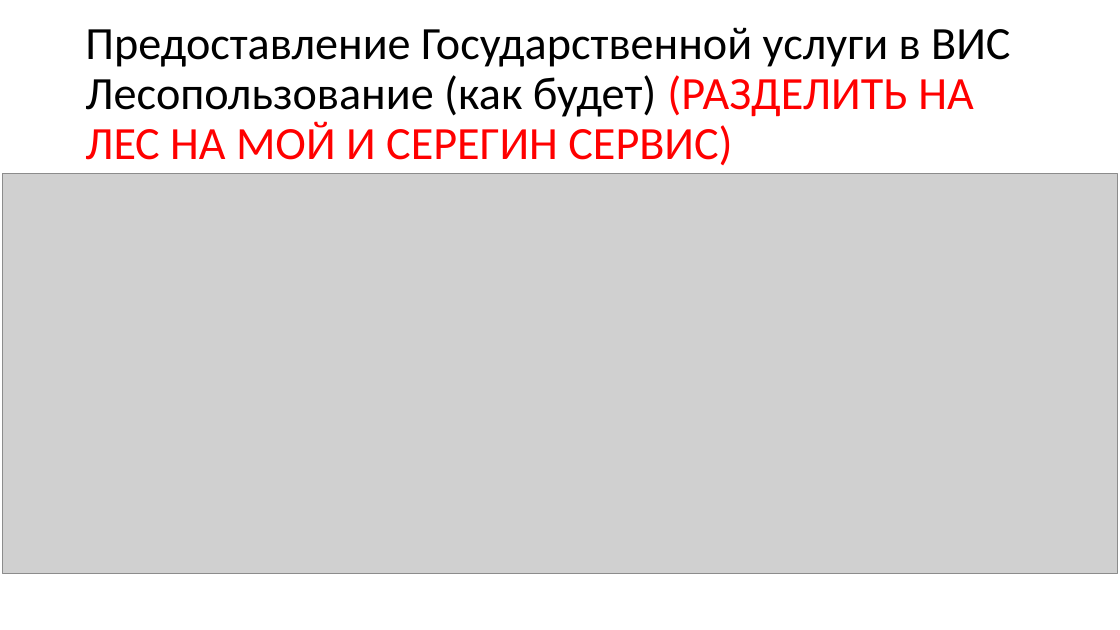
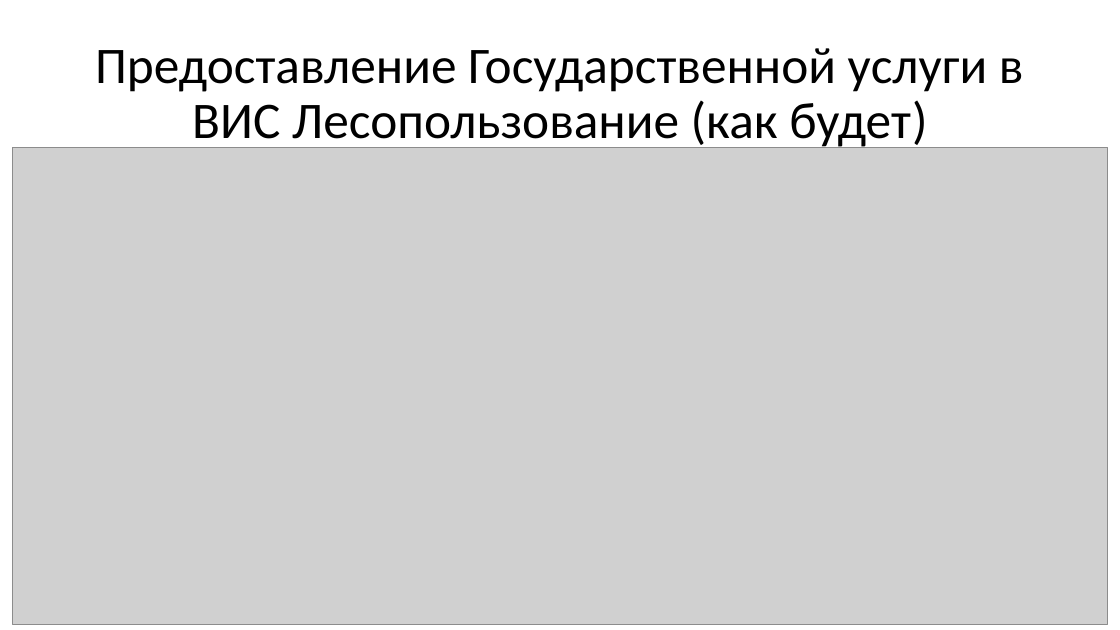
Before and after one commit to mcdodik20008/docs, a slide deck: slide 7 of Презентация.pptx (slide 4 before the commit). Drawn at 1120x630 pixels with LibreOffice and Linux fonts; fonts in the diff are those of the drawing; grey boxes stand for pictures. Boxes give left, top, right and bottom in pixels: in the first picture for what was removed or moved away, otherwise in the second. Text is boxed around its words. In the diff, an @@ line names an element or a change of style, - is before the commit and + after.

```diff
--- a/Презентация.pptx
+++ b/Презентация.pptx
@@ title at [95, 48, 1024, 151]: text changed; size 39.6 to 44 pt; text colour #000000 to #303030 @@
-Предоставление Государственной услуги в ВИС Лесопользование (как будет) (РАЗДЕЛИТЬ НА ЛЕС НА МОЙ И СЕРЕГИН СЕРВИС)
+Предоставление Государственной услуги в ВИС Лесопользование (как будет)
@@ picture: place and size @@
-picture at [3, 174, 1117, 575]
+picture at [13, 148, 1108, 624]
```
Also in this commit, not shown: 8 other slides changed, 4 slides added, 1 other file.
